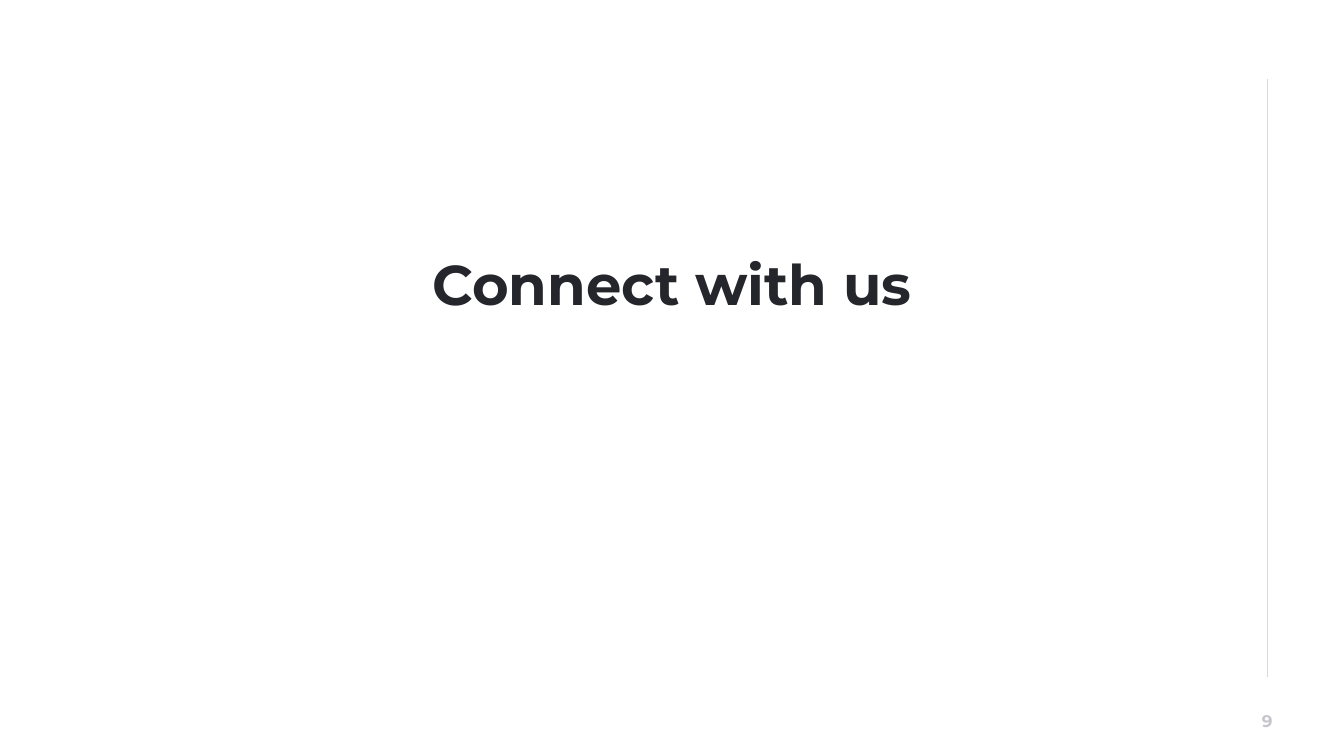
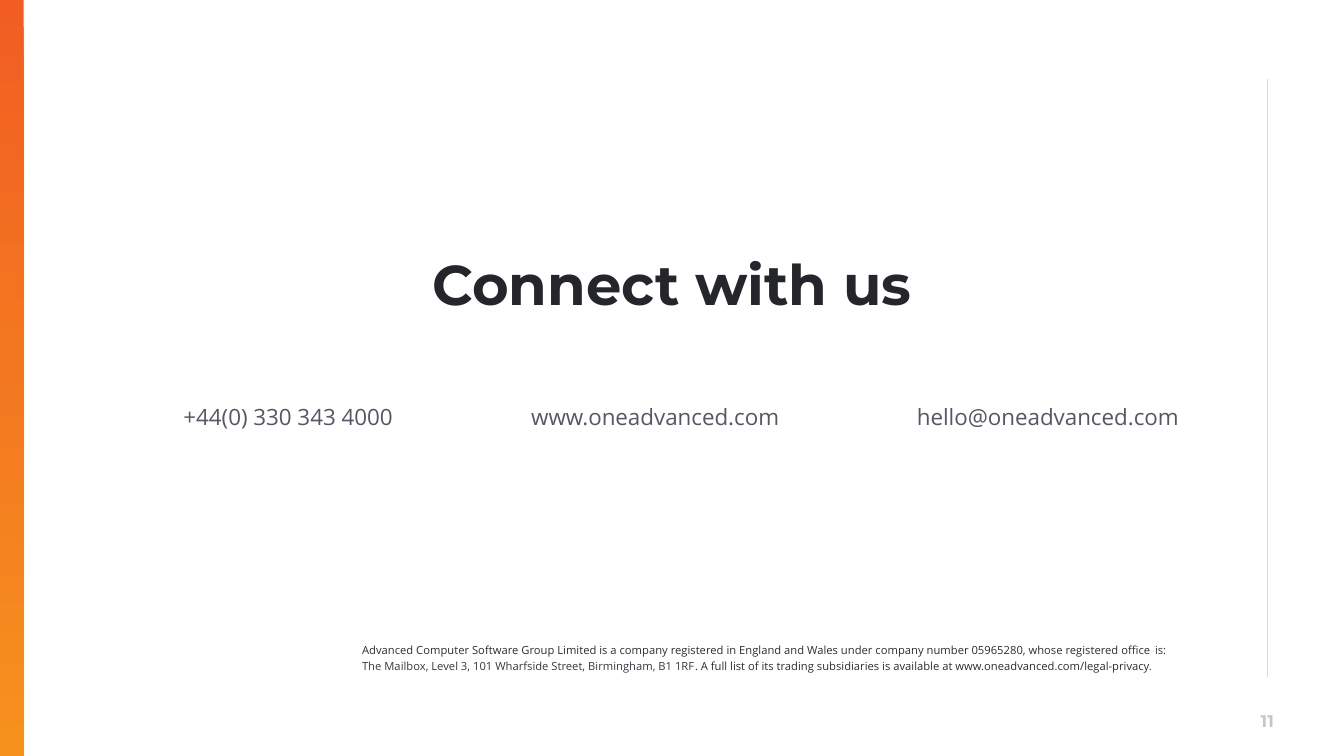
Before and after one commit to muratozdemirpiblo/ppt-api, a slide deck: slide 11 of output.pptx (slide 9 before the commit). Drawn at 1344x756 pixels with LibreOffice and Linux fonts; fonts in the diff are those of the drawing; background and template pictures are left out. Boxes give left, top, right and bottom in pixels: in the first picture for what was removed or moved away, otherwise in the second. Text is boxed around its words. In the diff, an @@ line names an element or a change of style, - is before the commit and + after.

```diff
--- a/output.pptx
+++ b/output.pptx
@@ rectangle added at [0,0,24,756], fill gradient #F15D22 to #F37720 to #F6911E @@
@@ text added at [183,409,393,429], 16 pt, text #565666 @@
++44(0) 330 343 4000
@@ text added at [531,408,779,426], 16 pt, text #565666 @@
+www.oneadvanced.com
@@ text added at [917,408,1179,427], 16 pt, text #565666 @@
+hello@oneadvanced.com
@@ text added at [362,645,1166,673], 8 pt, text #2C2C37 @@
+Advanced Computer Software Group Limited is a company registered in England and Wales under company number 05965280, whose registered office is: The Mailbox, Level 3, 101 Wharfside Street, Birmingham, B1 1RF. A full list of its trading subsidiaries is available at www.oneadvanced.com/legal-privacy.
@@ page number at [1261,715,1274,727]: text changed @@
-9
+11
```
Also in this commit, not shown: 7 other slides changed, 3 slides added, 1 slide removed, 6 other files.
